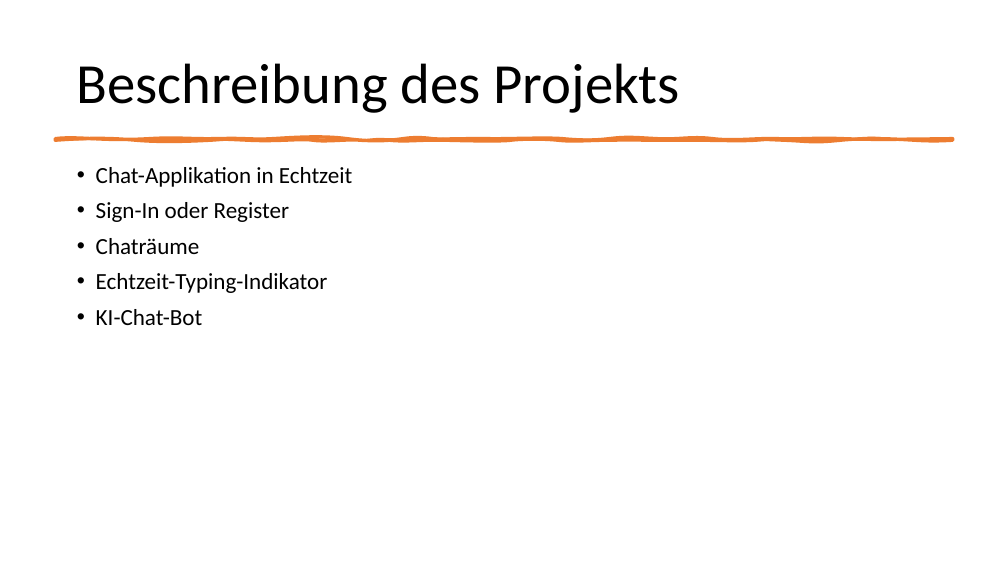
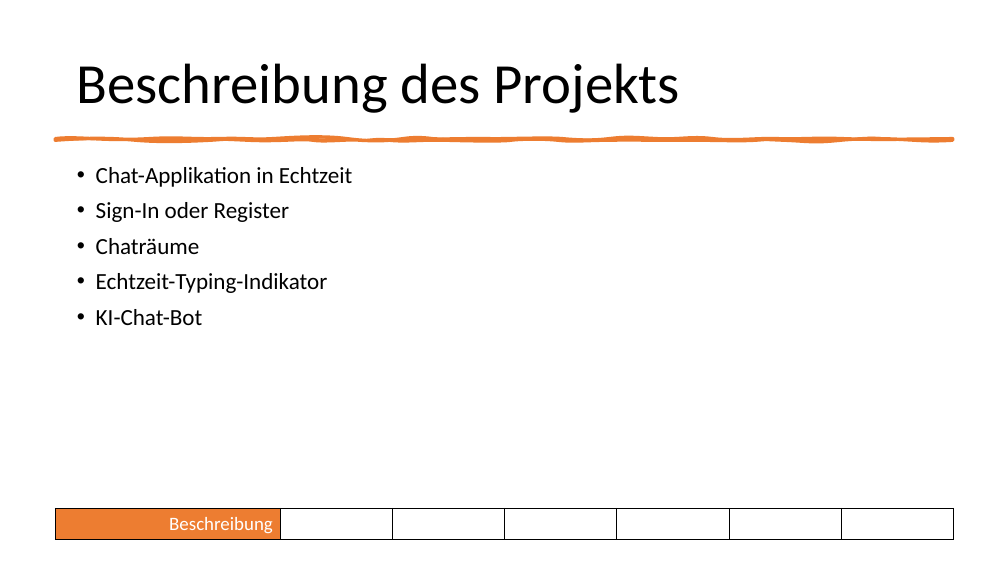
Before and after one commit to RocordJavaScript2023/realtime, a slide deck: slide 3 of presentation/realtime.pptx. Drawn at 1008x567 pixels with LibreOffice and Linux fonts; fonts in the diff are those of the drawing. Boxes give left, top, right and bottom in pixels: in the first picture for what was removed or moved away, otherwise in the second. Text is boxed around its words. In the diff, an @@ line names an element or a change of style, - is before the commit and + after.

```diff
--- a/presentation/realtime.pptx
+++ b/presentation/realtime.pptx
@@ table added at (55, 508, 951, 539), 1 rows, 8 columns @@
+ | Beschreibung |  |  |  |  |  | 
```
Also in this commit, not shown: 16 other slides changed.
